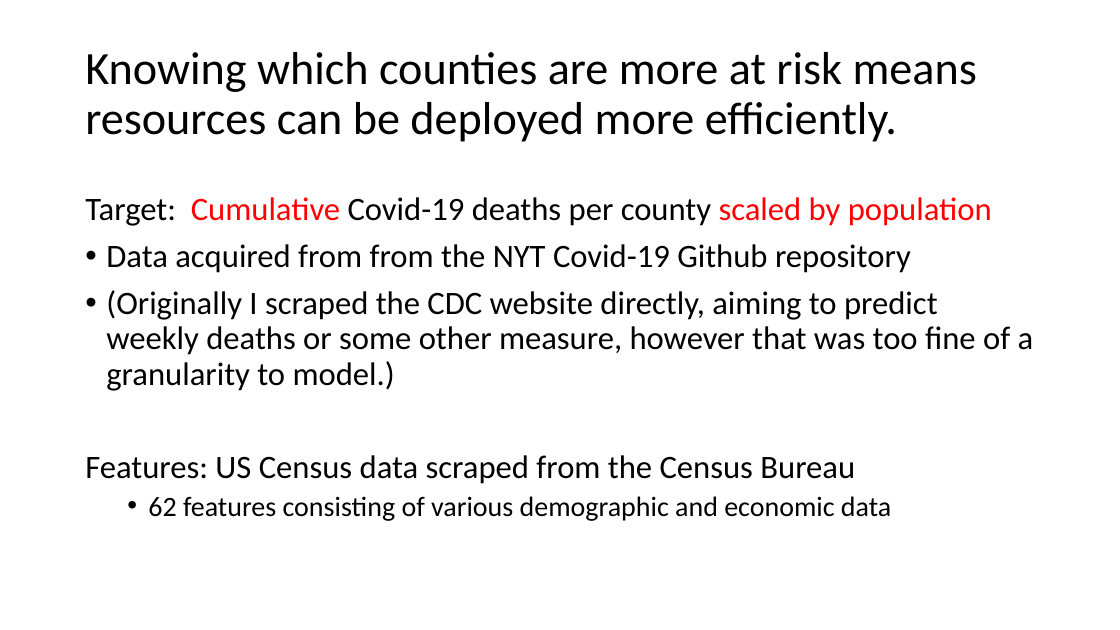
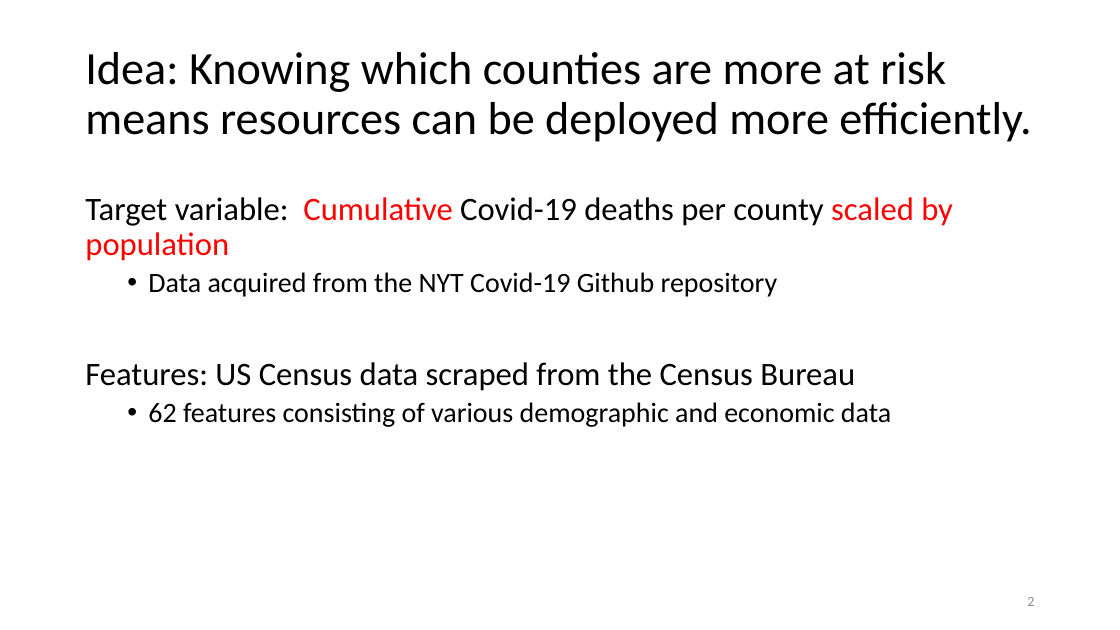
Before and after one commit to nkinnaird/CountyCovidIndexing, a slide deck: slide 2 of Presentation/CovidProjectPresentation.pptx. Drawn at 1120x630 pixels with LibreOffice and Linux fonts; fonts in the diff are those of the drawing. Boxes give left, top, right and bottom in pixels: in the first picture for what was removed or moved away, otherwise in the second. Text is boxed around its words. In the diff, an @@ line names an element or a change of style, - is before the commit and + after.

```diff
--- a/Presentation/CovidProjectPresentation.pptx
+++ b/Presentation/CovidProjectPresentation.pptx
@@ title at <box>85,52,1031,142</box>: text changed @@
-Knowing which counties are more at risk means resources can be deployed more efficiently.
+Idea: Knowing which counties are more at risk means resources can be deployed more efficiently.
@@ text at <box>85,197,953,297</box>: text changed @@
-Target: Cumulative Covid-19 deaths per county scaled by population
-• Data acquired from from the NYT Covid-19 Github repository
-• (Originally I scraped the CDC website directly, aiming to predict weekly deaths or some other measure, however that was too fine of a granularity to model.)
+Target variable: Cumulative Covid-19 deaths per county scaled by population
+  • Data acquired from the NYT Covid-19 Github repository
@@ page number added at <box>1027,597,1034,606</box>, 12 pt, text #8C8C8C @@
+2
```
Also in this commit, not shown: 15 other slides changed, 4 slides added, 3 slides removed, 6 other files.
